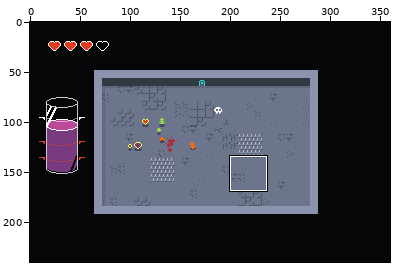
File history of a pixel-art file, assets/mockup_02.aseprite. Above, an overview of the earlier version with the close-up marked.
Close-up. As it was:
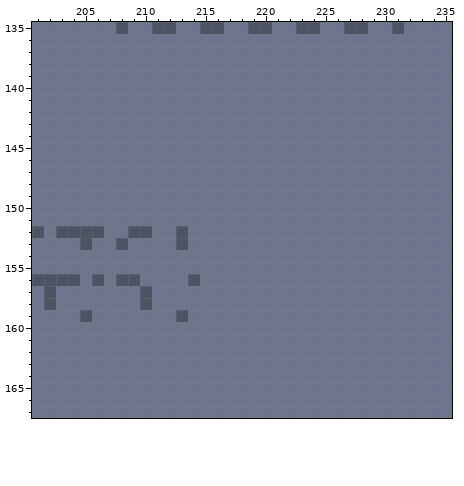
360x240 pixels, 1 frame. Colours within 5 levels of each other are drawn and written as one. Shown: x 201..235, y 135..167.
New version:
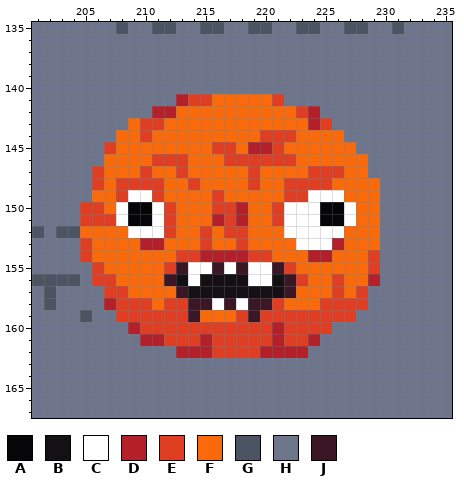
Palette (. is transparent): A #060608  B #141013  C #ffffff  D #b4202a  E #df3e23  F #fa6a0a  G #4a5462  H #6d758d  J #3b1725
Difference:
layer "mockup/Layer 9" added
Layers "mockup/Layer 9", "mockup/entities":
y 141: x 213..221 HHHHHHHHH -> DEEFFFFFE
y 142: x 211..224 HHHHHHHHHHHHHH -> DDFFFFFFFFFFED
y 143: x 209..225 HHHHHHHHHHHHHHHHH -> FEEFFFFFFFFFFFFDE
y 144: x 208..226 HHHHHHHHHHHHHHHHHHH -> FFEFFFFFFFFFEEEFFFF
y 145: x 207..227 HHHHHHHHHHHHHHHHHHHHH -> EFFFFFFFFEEFDDEFFFFFF
y 146: x 207..228 HHHHHHHHHHHHHHHHHHHHHH -> FFFFEEEFFFEEEEEEFFFFFF
y 147: x 206..228 HHHHHHHHHHHHHHHHHHHHHHH -> EFFFEFFEFFFFFEFFFFEEEFF
y 148: x 206..229 HHHHHHHHHHHHHHHHHHHHHHHH -> EFEEEEFFEFFFFEFFEEEEFFFF
y 149: x 206..229 HHHHHHHHHHHHHHHHHHHHHHHH -> FFECCEFFFFEFFFFFEECCCFFF
y 150: x 205..229 HHHHHHHHHHHHHHHHHHHHHHHHH -> EEFCAACEFFFEEDFFECCCAACFF
y 151: x 205..229 HHHHHHHHHHHHHHHHHHHHHHHHH -> EEECAACEFFFDEDFFECCCAACFF
y 152: x 205..229 GGHHGGHHGHHHHHHHHHHHHHHHH -> FFFFCCCEFFEFEEFFFCCCCCFFF
y 153: x 205..229 GHHGHHHHGHHHHHHHHHHHHHHHH -> EFFFFDDFFFEFFEFFFFCCCDFFF
y 154: x 205..229 HHHHHHHHHHHHHHHHHHHHHHHHH -> EFFFFFFFEEDDDDEEFFFDDFFFE
y 155: x 206..229 HHHHHHHHHHHHHHHHHHHHHHHH -> EFFFFFEJCCJCJCCJEFFFFFFE
y 156: x 206..229 GHGGHHHHGHHHHHHHHHHHHHHH -> EEFFFFJBCBBBBCCBJEFFEFFD
y 157: x 207..228 HHHGHHHHHHHHHHHHHHHHHH -> EEFFFFJBBBBBBBBJFFFEFE
y 158: x 207..228 HHHGHHHHHHHHHHHHHHHHHH -> DEEEFEEJJCJCJJEFFFEEEE
y 159: x 208..227 HHHHHGHHHHHHHHHHHHHH -> EEEEEEJFFFEJEEEEEEEE
y 160: x 209..225 HHHHHHHHHHHHHHHHH -> DEEEEEEEEEEEDEEEE
y 161: x 210..224 HHHHHHHHHHHHHHH -> DDEEEDEEEEEDEED
y 162: x 213..223 HHHHHHHHHHH -> DDDEEEEDDDD
Pixel boxes of the changes (left, top, right, bottom) in both close-ups:
changed: (80, 94, 380, 358)
